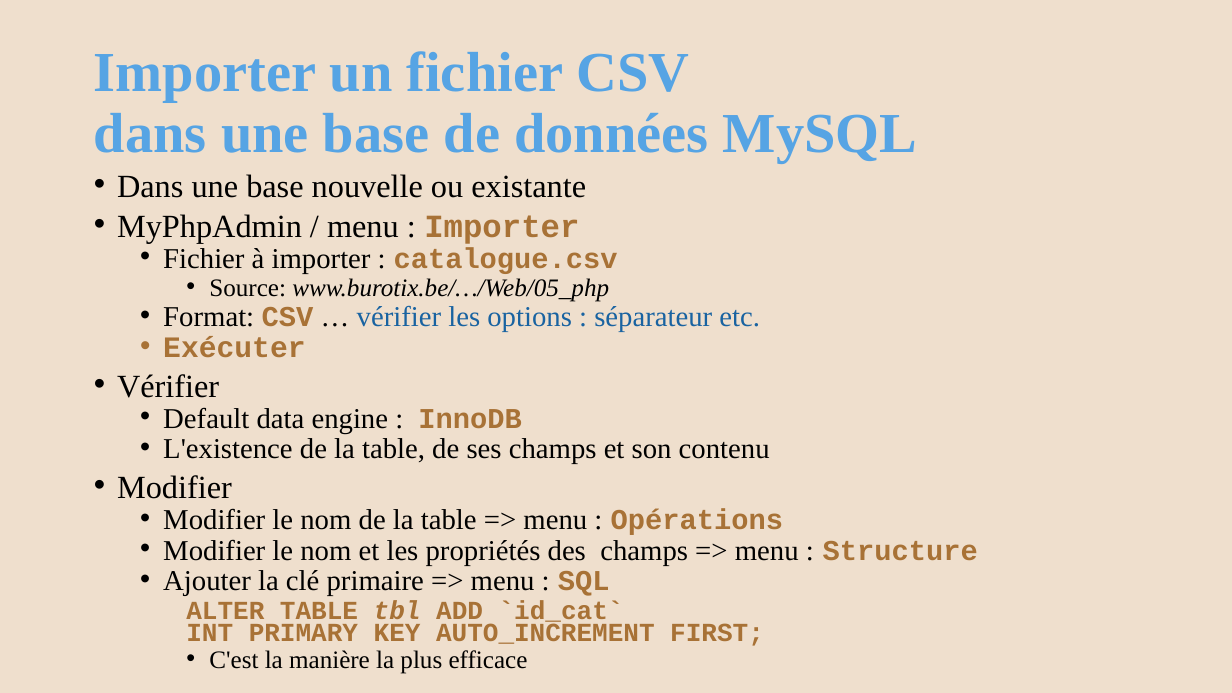
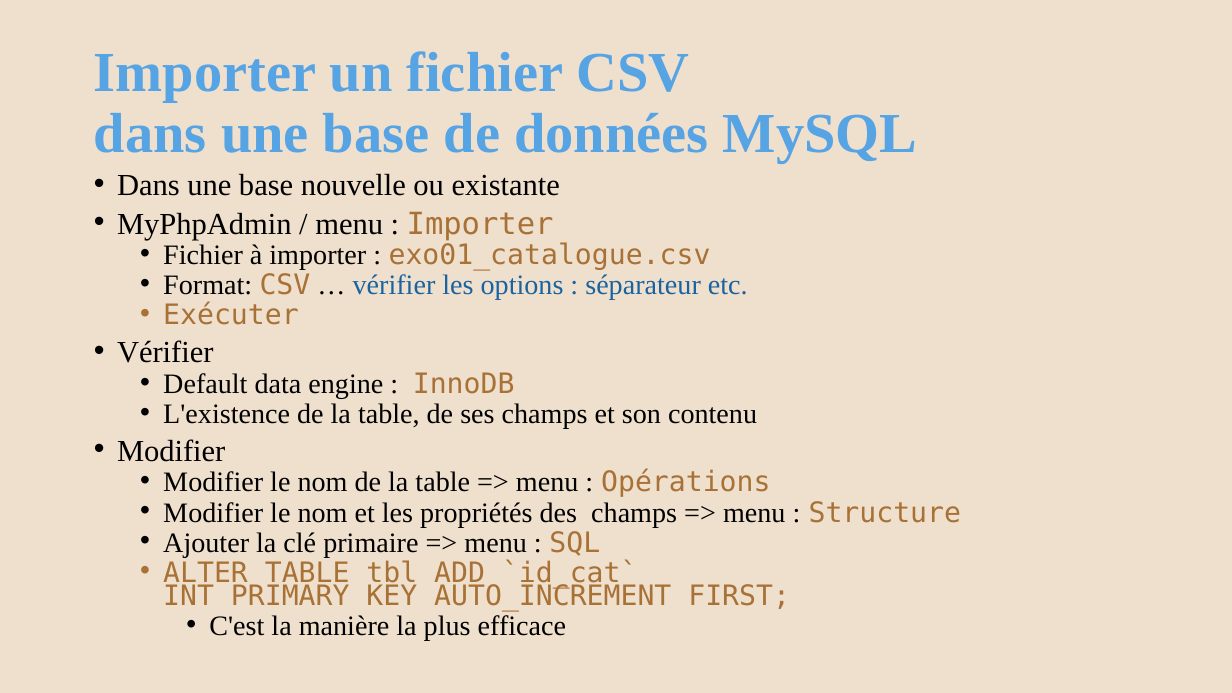
Before and after one commit to AlainWafflard/4IPW3, a slide deck: slide 9 of syllabus/24_intégration_SQL/syllabus_24_sql.pptx. Drawn at 1232x693 pixels with LibreOffice and Linux fonts; fonts in the diff are those of the drawing; background and template pictures are left out. Boxes give left, top, right and bottom in pixels: in the first picture for what was removed or moved away, otherwise in the second. Text is boxed around its words. In the diff, an @@ line names an element or a change of style, - is before the commit and + after.

```diff
--- a/syllabus/24_intégration_SQL/syllabus_24_sql.pptx
+++ b/syllabus/24_intégration_SQL/syllabus_24_sql.pptx
@@ text at box(117, 173, 961, 641): size 25.2 to 23.8 pt in "Dans une base nouvelle ou existante", "MyPhpAdmin / menu : Importer", "Vérifier", "Modifier"; font Courier New to DejaVu Sans Mono, bold off in "Importer", "CSV", "Exécuter", "InnoDB" and 4 more places; size 22.4 to 21.9 pt in "Format: CSV … vérifier les options : ...", "Default data engine : InnoDB", "L'existence de la table, de ses champs ...", "Modifier le nom de la table => ..." and 2 more places; size 23.1 to 21.9 pt in "Exécuter"; size 20.3 to 21.9 pt in "ALTER TABLE tbl ADD `id_cat` INT PRIMARY ..."; italic off in "tbl"; size 19.6 to 21.9 pt in "C'est la manière la plus efficace"; bullet none to •; list level 3 to 2 in "ALTER TABLE tbl ADD `id_cat` ..." @@
@@ text at box(163, 242, 711, 271): text changed; size 19.6 to 21.9 pt; font Times New Roman to DejaVu Sans Mono; text colour #000000 to #A87236 @@
-  • Fichier à importer : catalogue.csv
-    • Source: www.burotix.be/…/Web/05_php
+  • Fichier à importer : exo01_catalogue.csv
```
Also in this commit, not shown: 38 other slides changed, 6 slides added, 14 other files.
